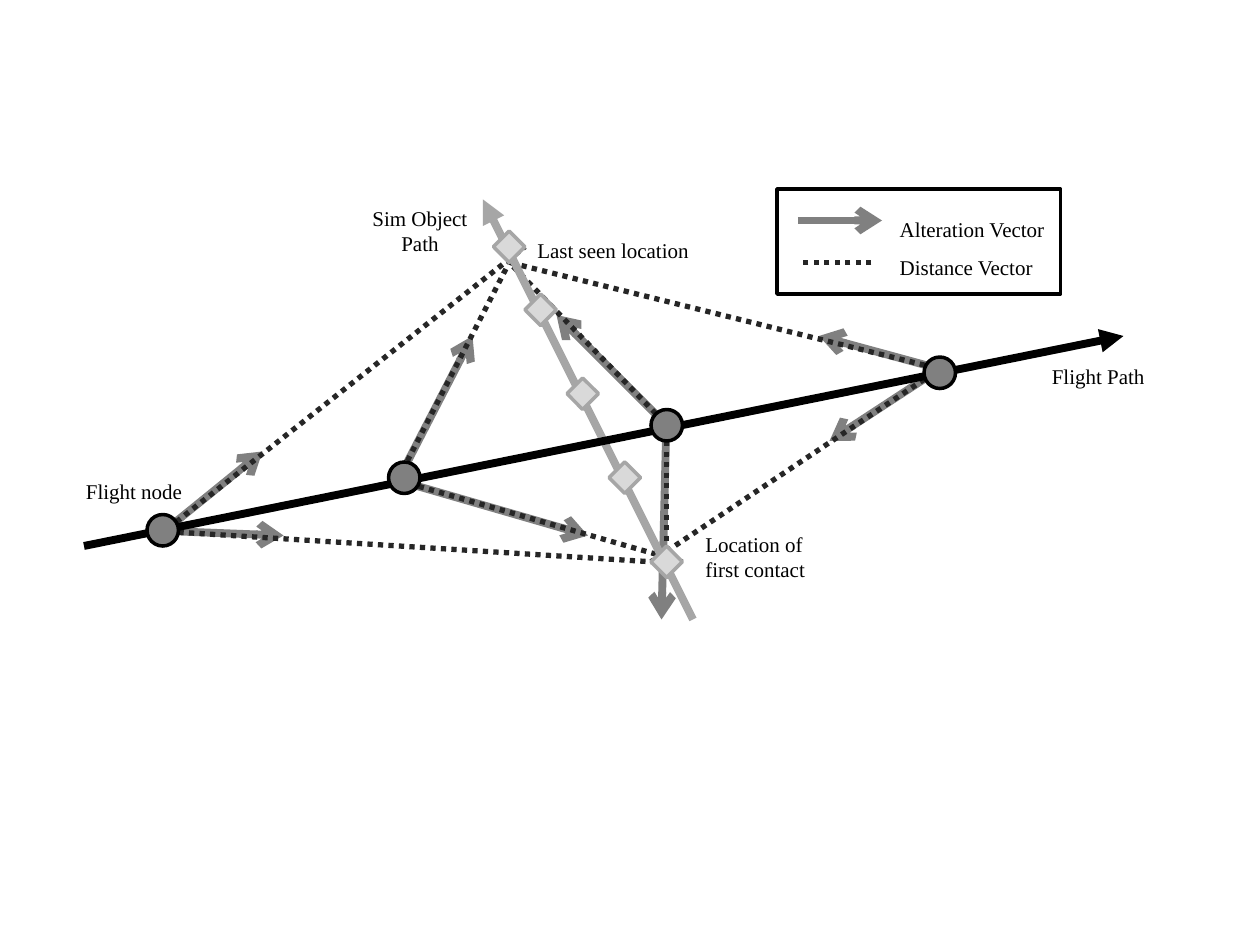
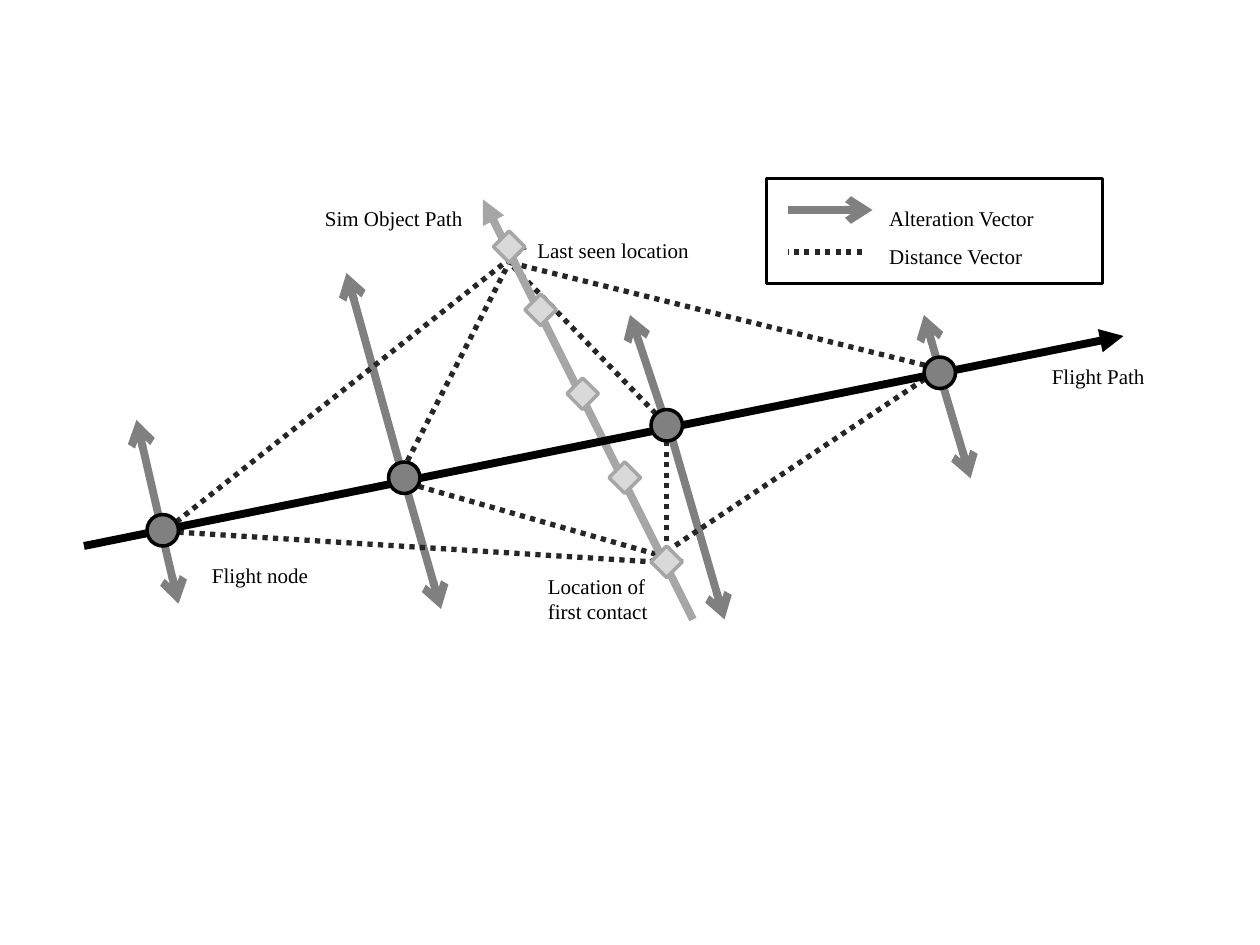
Before and after one commit to Leonardo767/aiaa2019-publication, a slide deck: slide 3 of docs/paper/figs/Diagrams.pptx. Drawn at 1260x945 pixels with LibreOffice and Linux fonts; fonts in the diff are those of the drawing. Boxes give left, top, right and bottom in pixels: in the first picture for what was removed or moved away, otherwise in the second. Text is boxed around its words. In the diff, an @@ line names an element or a change of style, - is before the commit and + after.

```diff
--- a/docs/paper/figs/Diagrams.pptx
+++ b/docs/paper/figs/Diagrams.pptx
@@ rectangle "Alteration Vector" resized from (x1=777, y1=189, x2=1061, y2=294) to (x1=766, y1=179, x2=1102, y2=284) @@
@@ text "Sim Object Path" rewrapped from (x1=372, y1=211, x2=467, y2=251) to (x1=325, y1=211, x2=462, y2=231) @@
@@ arrow moved from (798, 220) - (882, 220) to (788, 210) - (873, 210) @@
@@ line moved from (872, 262) - (798, 262) to (862, 252) - (788, 252) @@
@@ arrow moved from (399, 479) - (472, 336) to (399, 462) - (346, 273) @@
@@ arrow moved from (672, 431) - (557, 315) to (672, 441) - (630, 315) @@
@@ arrow moved from (935, 368) - (819, 336) to (945, 388) - (924, 315) @@
@@ arrow moved from (951, 362) - (829, 441) to (935, 357) - (970, 479) @@
@@ arrow moved from (151, 542) - (262, 451) to (163, 530) - (136, 420) @@
@@ arrow moved from (667, 410) - (662, 620) to (667, 420) - (724, 620) @@
@@ arrow moved from (388, 478) - (588, 536) to (399, 462) - (441, 609) @@
@@ arrow moved from (147, 530) - (284, 536) to (158, 514) - (179, 604) @@
@@ text "Flight node" moved from (x1=86, y1=484, x2=182, y2=504) to (x1=212, y1=568, x2=308, y2=588) @@
@@ text "Location of first contact" moved from (x1=705, y1=537, x2=804, y2=578) to (x1=548, y1=579, x2=647, y2=620) @@
```
Also in this commit, not shown: 7 other files.
